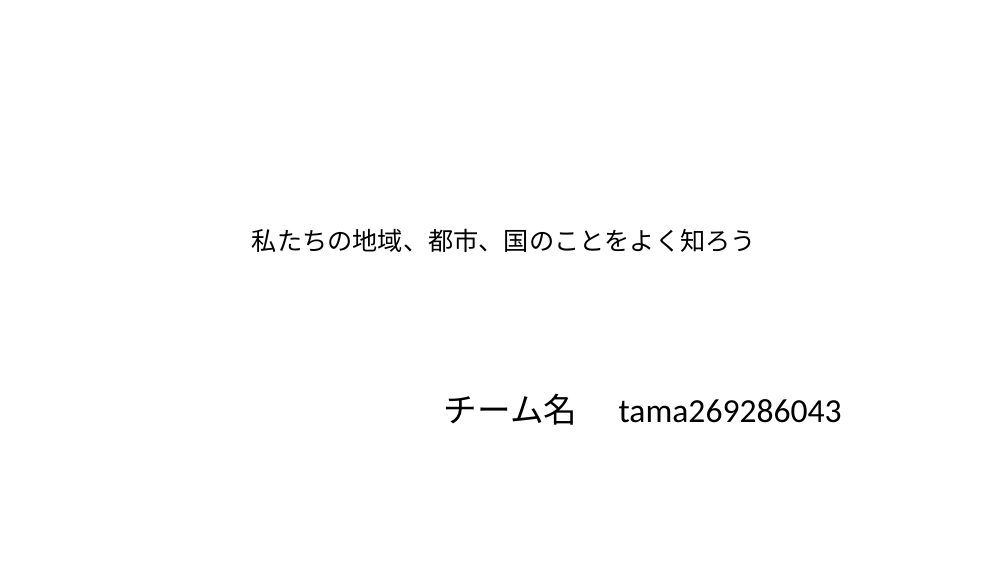
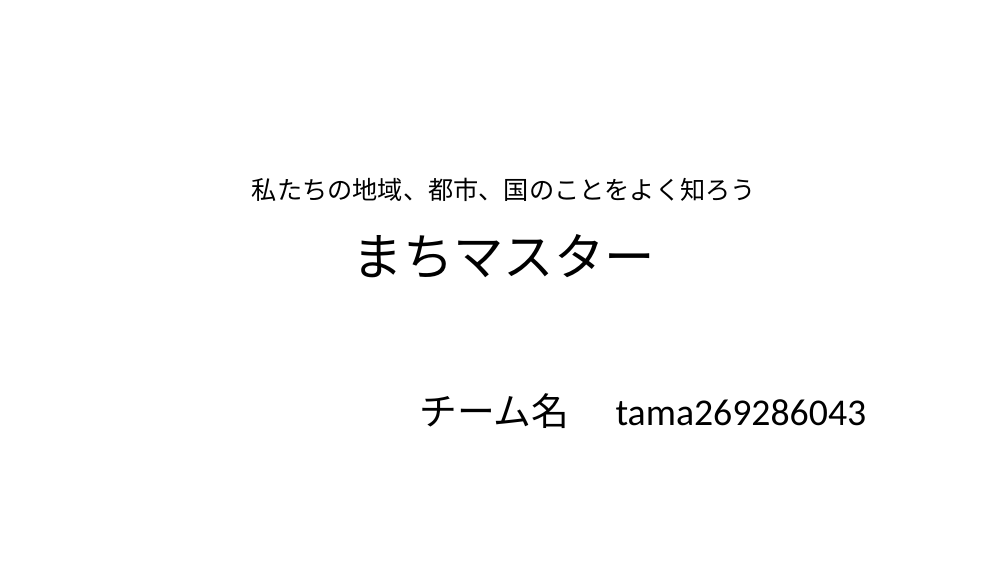
Before and after one commit to tama269286043/it2-class01-idehara, a slide deck: slide 1 of final-tama269286043/発表資料.pptx. Drawn at 1008x567 pixels with LibreOffice and Linux fonts; fonts in the diff are those of the drawing. Boxes give left, top, right and bottom in pixels: in the first picture for what was removed or moved away, otherwise in the second. Text is boxed around its words. In the diff, an @@ line names an element or a change of style, - is before the commit and + after.

```diff
--- a/final-tama269286043/発表資料.pptx
+++ b/final-tama269286043/発表資料.pptx
@@ title at [252, 177, 756, 278]: text changed @@
-私たちの地域、都市、国のことをよく知ろう
+私たちの地域、都市、国のことをよく知ろう
+まちマスター
@@ subtitle "チーム名 tama269286043" at [419, 393, 867, 428]: size 32 to 36 pt @@
```
Also in this commit, not shown: 3 slides added, 3 slides removed.
